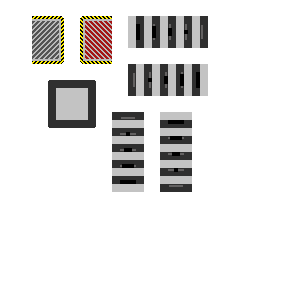
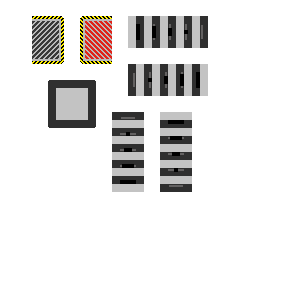
Layers edited between the first and the second 300 x 300 image:
painted on "Layer 35" over [32,21,112,59]
